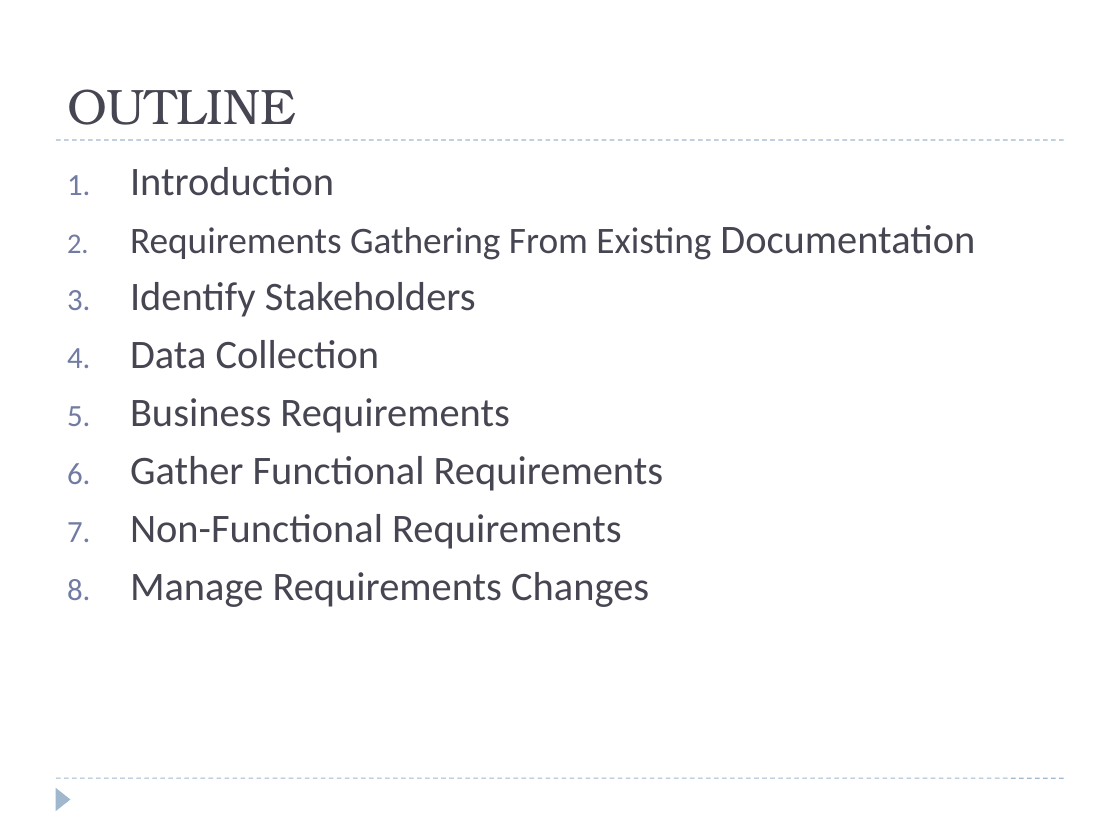
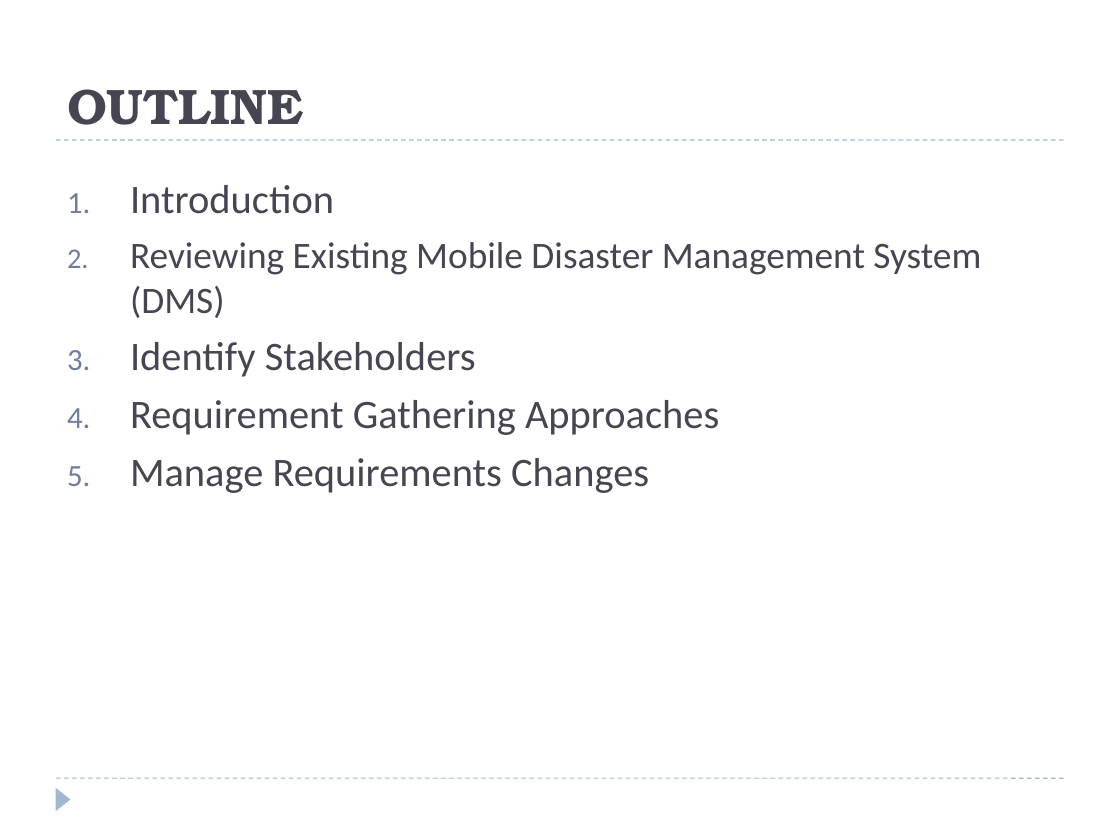
Before and after one commit to JIM440/CEF440-group-22, a slide deck: slide 2 of Task 2/GROUP 22 PPT.pptx. Drawn at 1120x840 pixels with LibreOffice and Linux fonts; fonts in the diff are those of the drawing. Boxes give left, top, right and bottom in pixels: in the first picture for what was removed or moved away, otherwise in the second. Text is boxed around its words. In the diff, an @@ line names an element or a change of style, - is before the commit and + after.

```diff
--- a/Task 2/GROUP 22 PPT.pptx
+++ b/Task 2/GROUP 22 PPT.pptx
@@ title "OUTLINE" at (x1=67, y1=89, x2=303, y2=125): bold on @@
@@ text "Introduction" moved from (x1=130, y1=167, x2=975, y2=607) to (x1=130, y1=185, x2=981, y2=493) @@
@@ text at (x1=130, y1=242, x2=981, y2=318): text changed @@
-2. Requirements Gathering From Existing Documentation
+2. Reviewing Existing Mobile Disaster Management System (DMS)
@@ text at (x1=130, y1=400, x2=719, y2=435): text changed @@
-4. Data Collection
-5. Business Requirements
-6. Gather Functional Requirements
-7. Non-Functional Requirements
+4. Requirement Gathering Approaches
```
Also in this commit, not shown: 9 other slides changed, 9 slides added, 5 slides removed, 3 other files.
